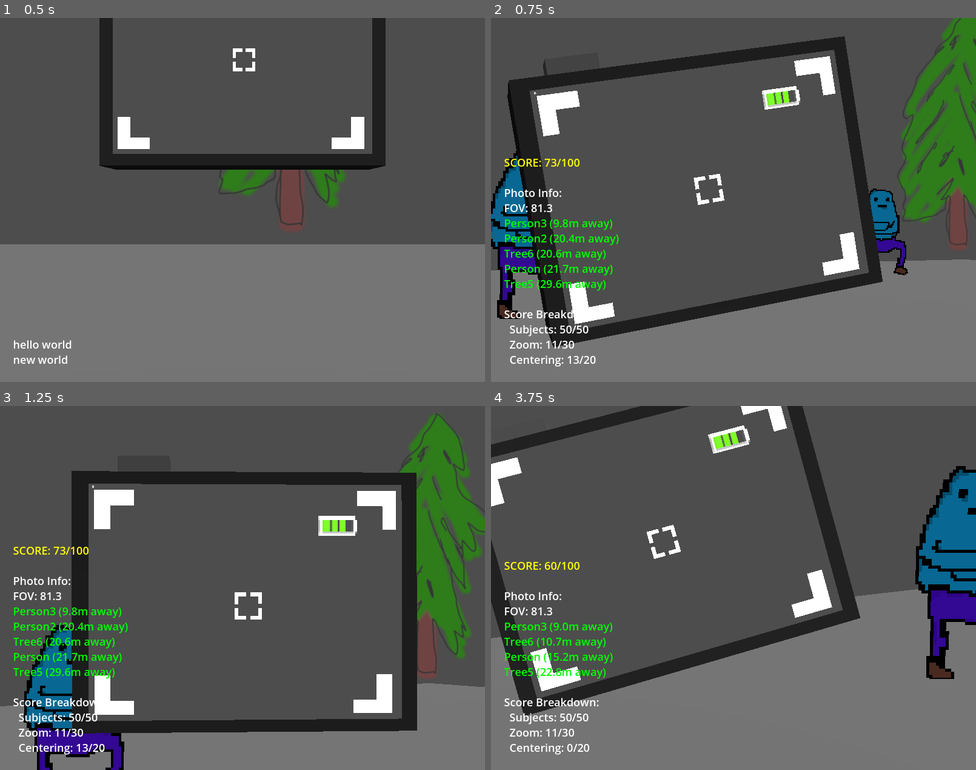
Above: before the commit, frames 1-4 (two rows, left to right).
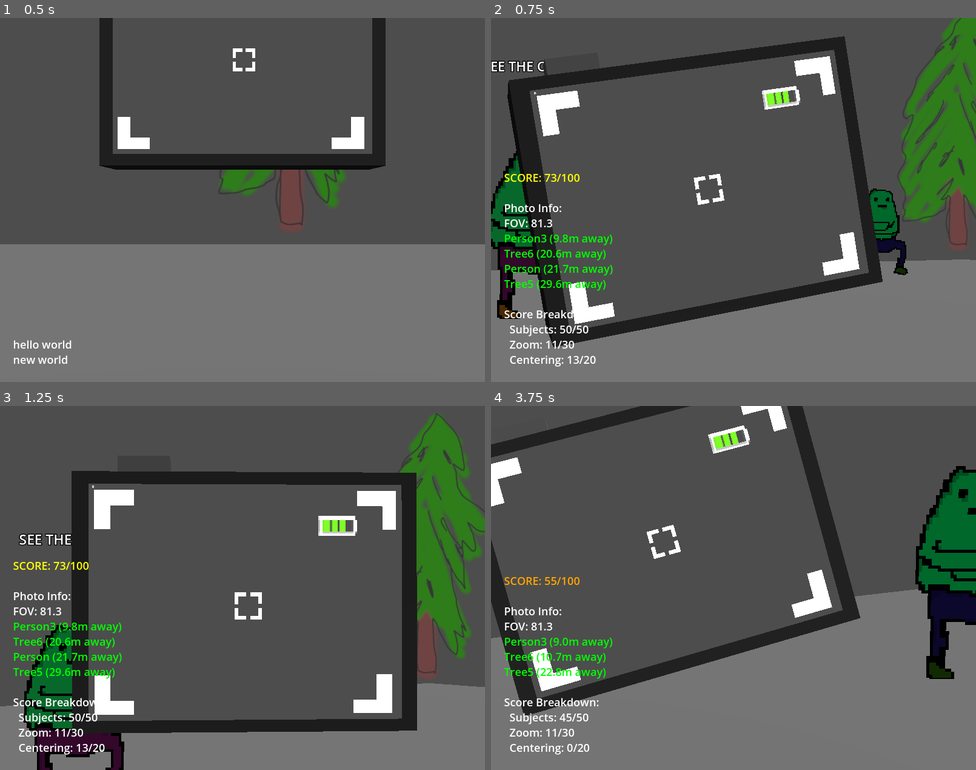
Above: after the commit, the same moments.

Repository: theowiik/xmas-game-jam-2025
Game: Godot game, scene res://scenes/main.tscn
Two runs of this game, one before a commit and one after it. Both use one fixed random seed, a clock stepped at 60 frames per second and the inputs below.
Inputs (mouse positions are in pixels of both pictures, inside the frame that each line leads up to):
- Up to frame 1 (0.5 s): no input
- Up to frame 2 (0.75 s): tap Enter (ui_accept) at 0.5 s; move the mouse to (757, 200) at 0.52 s; press the mouse at (757, 200) at 0.53 s; hold W (WALK_FORWARD) from 0.53 s (still down)
- Up to frame 3 (1.25 s): keep holding W (WALK_FORWARD); tap Space (JUMP) at 0.77 s
- Up to frame 4 (3.75 s): keep holding W (WALK_FORWARD); move the mouse to (709, 588) at 1.27 s; release the mouse at (709, 588) at 1.28 s; tap Mouse wheel up (ZOOM_IN) at 1.35 s; tap Space (JUMP) at 1.52, 3.02 s; move the mouse to (743, 580) at 2.02 s; hold Mouse wheel down (ZOOM_OUT) 2.03-2.78 s; move the mouse to (728, 595) at 2.77 s; click (728, 595) at 2.85 s; move the mouse to (767, 591) at 3.52 s; hold Mouse wheel up (ZOOM_IN) from 3.53 s (still down)

Frame 1 is identical in both runs. In frame 2, 3.4% of the frame differs, in the area x 0-86%, y 11-83%; in frame 3, 3.7%; in frame 4, 5.0%, in the area x 2-100%, y 17-87%.

Commit message:
Color person if they are in frame

Diff:
--- a/objects/person.tscn
+++ b/objects/person.tscn
@@ -30,3 +30,11 @@
 mesh = SubResource("CapsuleMesh_y1hso")
 
 [node name="NavigationAgent3D" type="NavigationAgent3D" parent="."]
+
+[node name="SeeCameraLabel" type="Label3D" parent="."]
+transform = Transform3D(1, 0, 0, 0, 1, 0, 0, 0, 1, 0, 2, 0)
+visible = false
+billboard = 1
+text = "SEE THE CAMERA!"
+font_size = 32
+outline_size = 8
--- a/scripts/camera.gd
+++ b/scripts/camera.gd
@@ -72,7 +72,7 @@
 	var screen_pos: Vector2 = camera.unproject_position(obj_pos)
 	var viewport_size: Vector2 = sub_viewport.get_visible_rect().size
 
-	var margin: float = 100.0
+	var margin: float = 0.0  # No margin - must be actually visible in viewport
 	if screen_pos.x < -margin or screen_pos.x > viewport_size.x + margin:
 		return false
 	if screen_pos.y < -margin or screen_pos.y > viewport_size.y + margin:
--- a/scripts/main.gd
+++ b/scripts/main.gd
@@ -6,3 +6,11 @@
 
 func _ready() -> void:
 	player.camera = camera
+
+	# Set camera reference for all people
+	var people_node = get_node("People")
+	for person in people_node.get_children():
+		if person.has_method("set_camera"):
+			person.set_camera(camera)
+		else:
+			person.camera = camera
--- a/scripts/person.gd
+++ b/scripts/person.gd
@@ -1,12 +1,56 @@
 extends CharacterBody3D
 
 @onready var agent: NavigationAgent3D = $NavigationAgent3D
+@onready var sprite: Sprite3D = $Sprite3D
+@onready var see_camera_label: Label3D = $SeeCameraLabel
 var speed: float = 5.0
 var min_wait_time: float = 0.5
 var max_wait_time: float = 2.0
 var wait_time: float = 0.0
 var current_wait_time: float = 0.0
 var is_waiting: bool = false
+
+var camera: Node3D = null
+var default_color: Color = Color.WHITE
+var in_frame_color: Color = Color(0.3, 1.0, 0.3)  # Green tint
+var centered_color: Color = Color(1.0, 1.0, 0.3)  # Yellow tint
+
+
+func _ready() -> void:
+	# Camera reference will be set by Main.gd
+	pass
+
+
+func _process(_delta: float) -> void:
+	if camera == null:
+		return
+
+	# Check if we're in the camera's view
+	if camera._is_in_camera_view(self):
+		var cam = camera.get_node("SubViewport/Camera3D")
+		var sub_viewport = camera.get_node("SubViewport")
+		var viewport_size: Vector2 = sub_viewport.get_visible_rect().size
+
+		# Get screen position
+		var screen_pos: Vector2 = cam.unproject_position(global_position)
+		var normalized_pos: Vector2 = screen_pos / viewport_size
+
+		# Calculate distance from center
+		var center_offset: Vector2 = normalized_pos - Vector2(0.5, 0.5)
+		var center_distance: float = center_offset.length()
+
+		# If centered (within a small threshold), use centered color and show label
+		if center_distance < 0.15:  # Roughly centered
+			sprite.modulate = centered_color
+			see_camera_label.visible = true
+		else:
+			# Just in frame, use in-frame color
+			sprite.modulate = in_frame_color
+			see_camera_label.visible = false
+	else:
+		# Not in frame, use default color
+		sprite.modulate = default_color
+		see_camera_label.visible = false
 
 
 func _unhandled_input(event: InputEvent) -> void:
